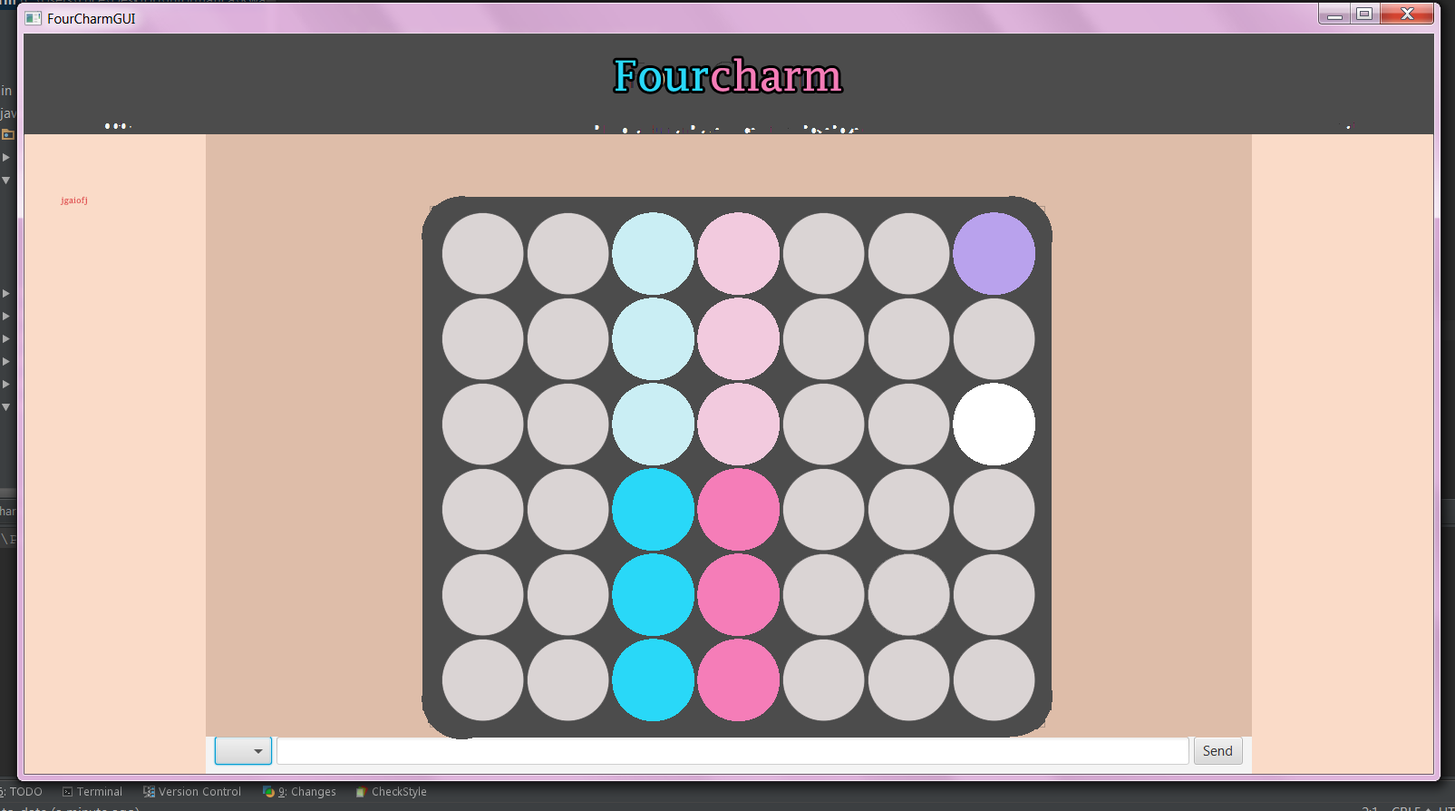
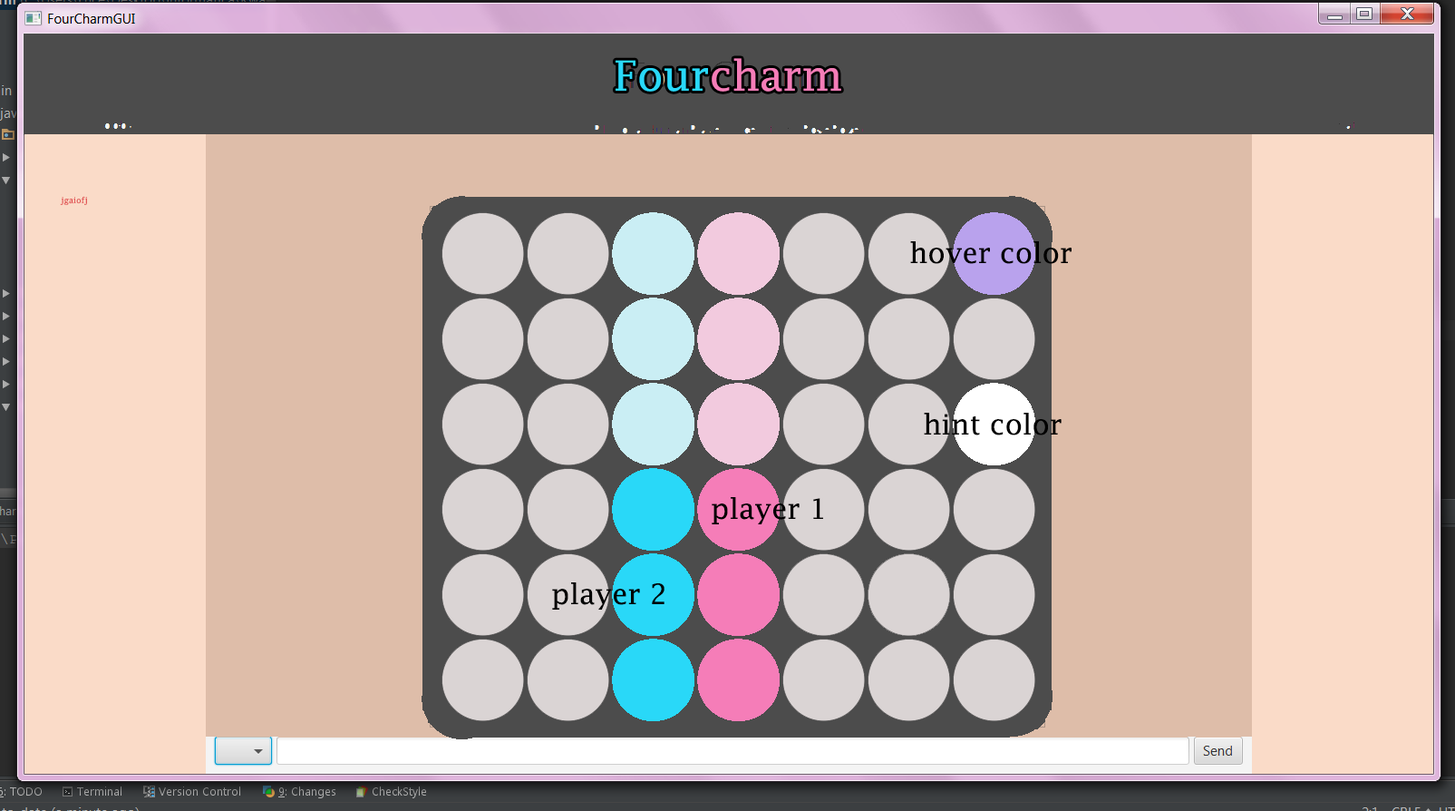
The second (1455, 811) image is a revision of the first. Changes to its layers:
added layer "player 2" above "player 1" over [552, 582, 665, 610]
added layer "player 1" above "hint color" over [711, 496, 824, 525]
added layer "hint color" above "hover color" over [923, 412, 1062, 436]
added layer "hover color" above "Fourcharm" over [910, 241, 1072, 264]
